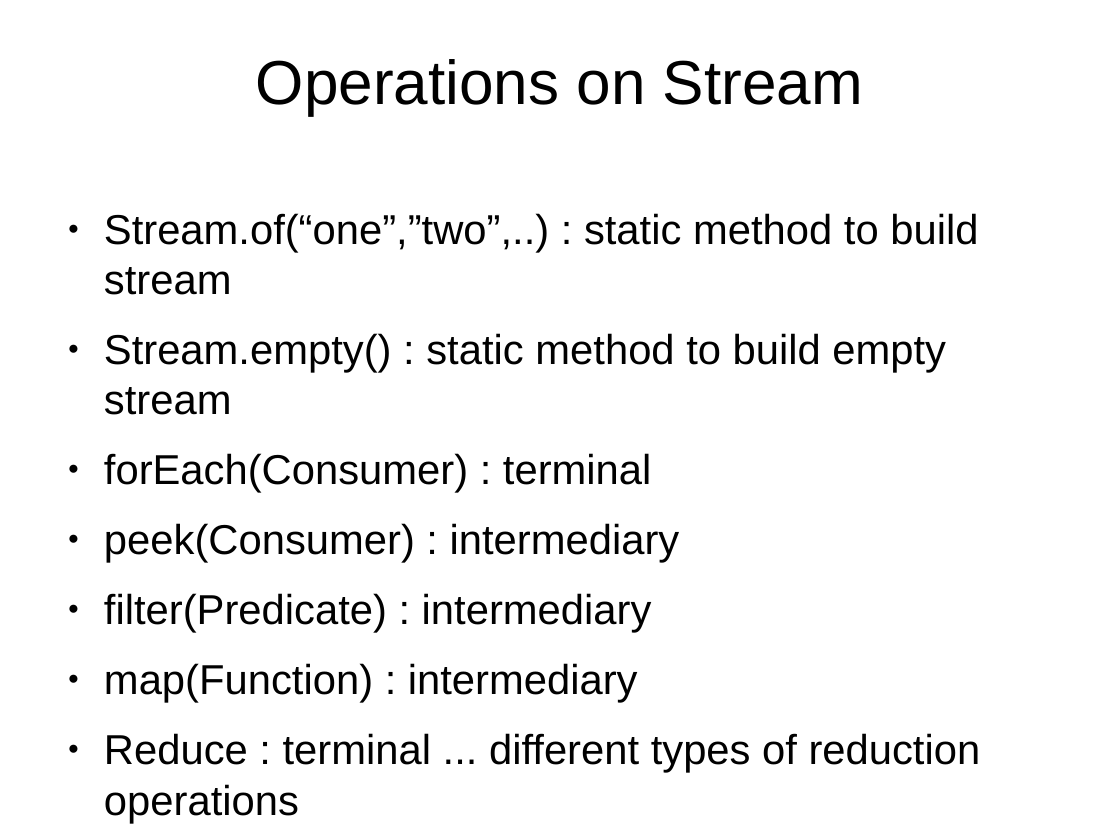
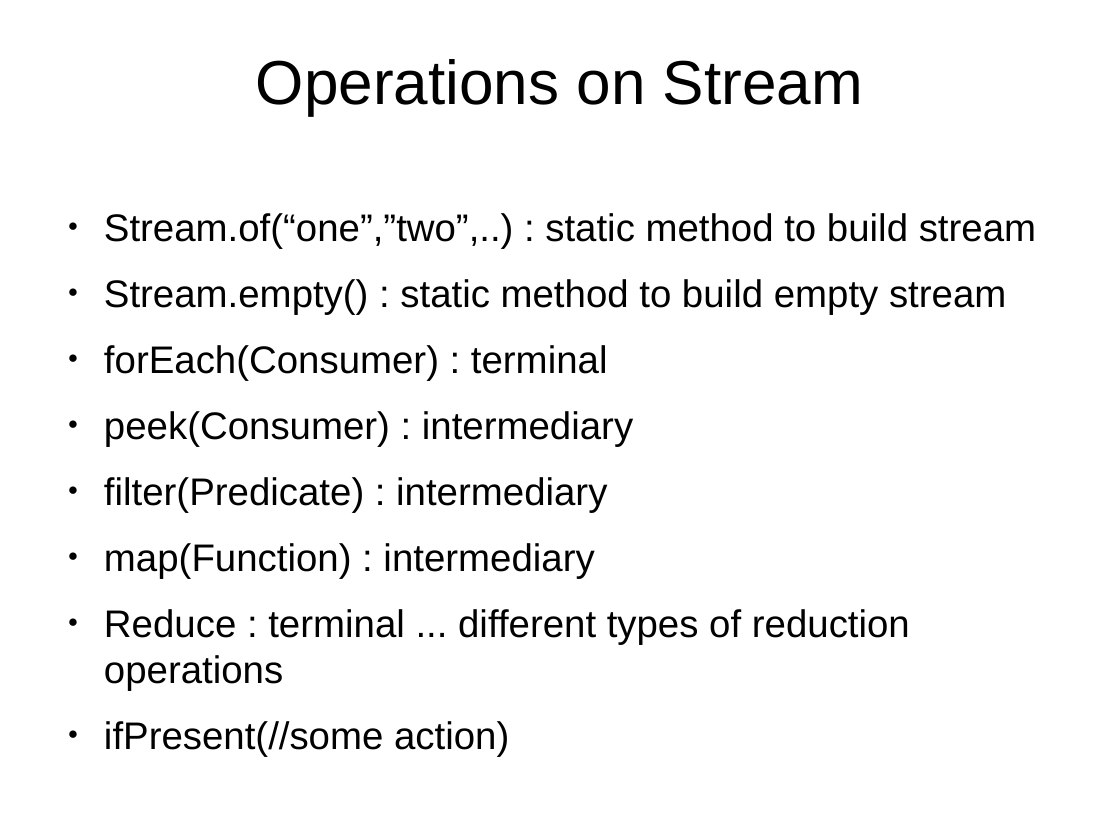
Before and after one commit to shikha-desai/Internship_PreWork, a slide deck: slide 88 of Java/Java_Notes.odp. Drawn at 1120x840 pixels with LibreOffice and Linux fonts; fonts in the diff are those of the drawing; background and template pictures are left out. Boxes give left, top, right and bottom in pixels: in the first picture for what was removed or moved away, otherwise in the second. Text is boxed around its words. In the diff, an @@ line names an element or a change of style, - is before the commit and + after.

```diff
--- a/Java/Java_Notes.odp
+++ b/Java/Java_Notes.odp
@@ text at bbox=[104, 213, 1036, 690]: paragraph added @@
+● ifPresent(//some action)
@@ text at bbox=[104, 213, 1036, 690]: size 29.6 to 27.2 pt @@
```
Also in this commit, not shown: 1 other slide changed, 11 slides added, 1 other file.
